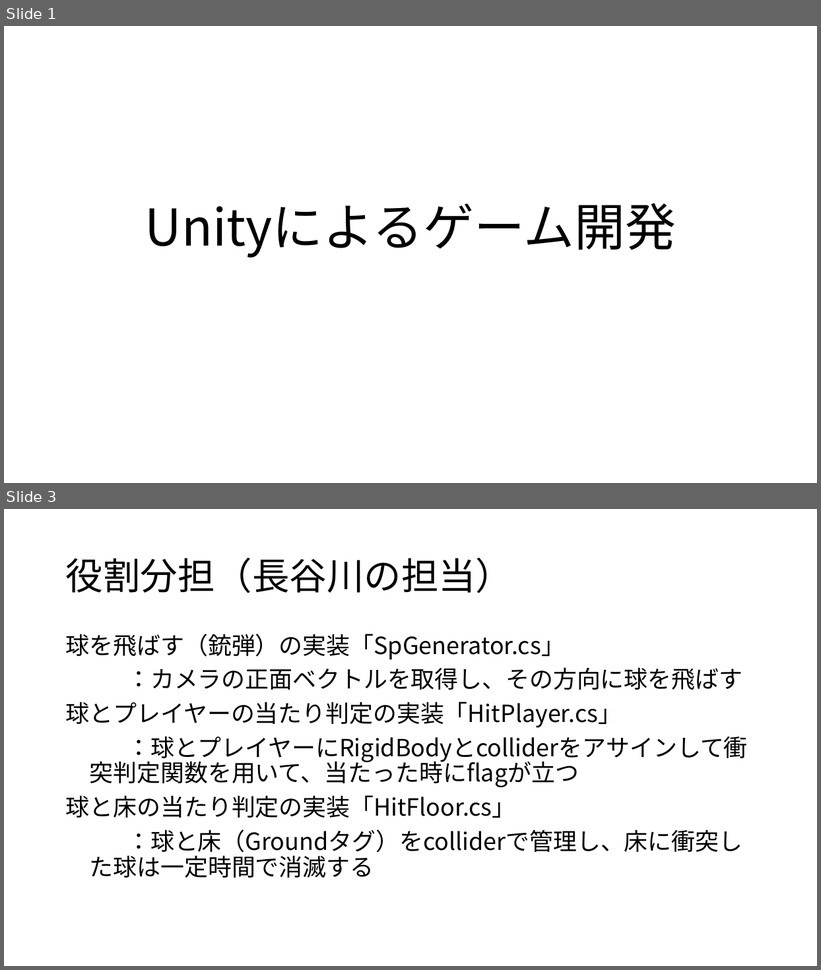
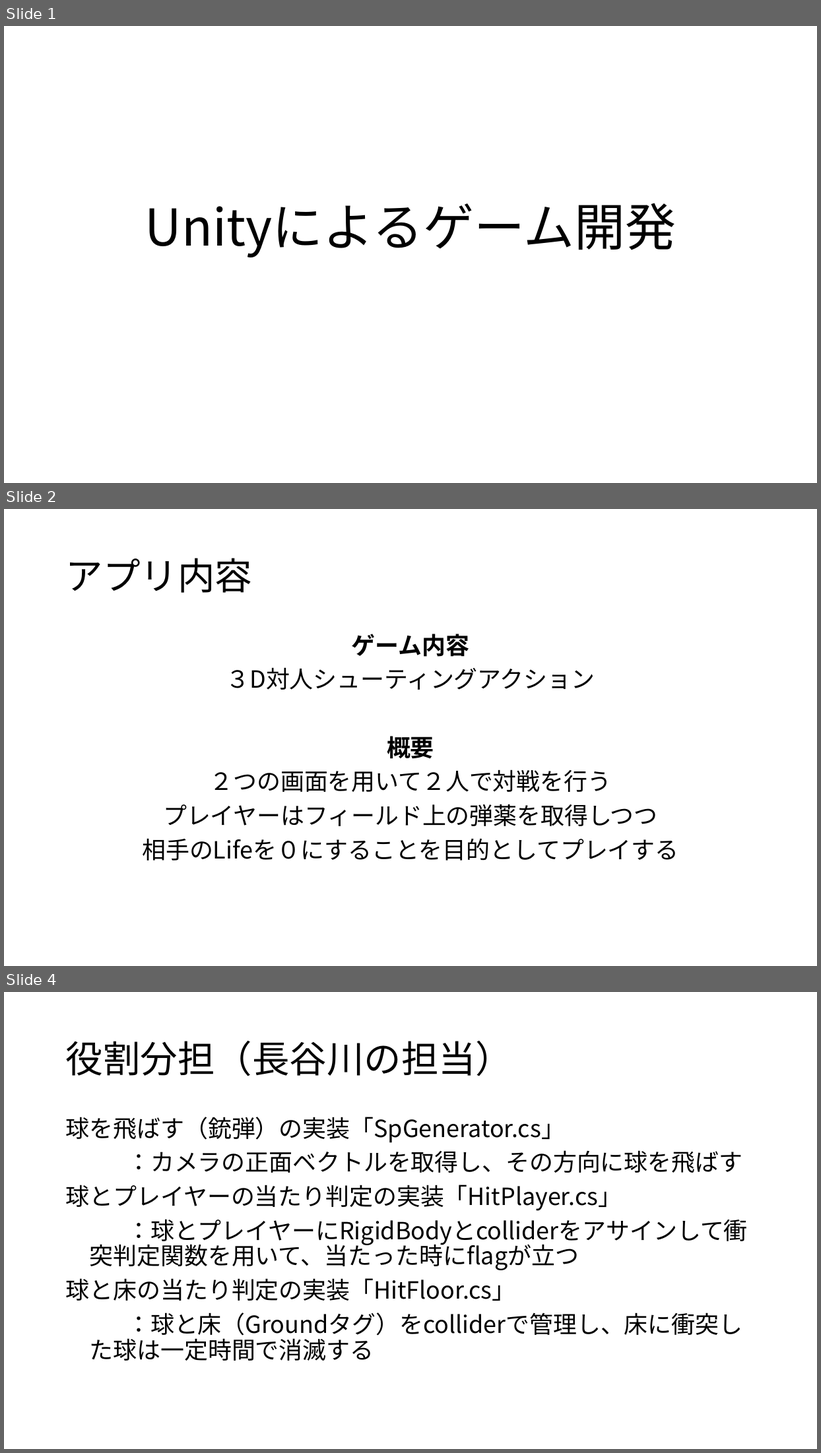
Before and after one commit to CGInteractive2018/CG_Interactive, a slide deck: Unityによるゲーム開発.pptx. Shown one above the other, each under a label of ours: slides 1 and 3 before the commit, slides 1, 2 and 4 after it; the slides between them are not shown. The pictures are 821x970 and 821x1453 pixels, drawn with LibreOffice and Linux fonts; fonts in the diff are those of the drawing. Boxes give left, top, right and bottom in pixels: in the first picture for what was removed or moved away, otherwise in the second. Text is boxed around its words. In the diff, an @@ line names an element or a change of style, - is before the commit and + after.

```diff
--- a/Unityによるゲーム開発.pptx
+++ b/Unityによるゲーム開発.pptx
@@ slide 2 added at <box>4,509,817,966</box>, background #FFFFFF @@
@@ title added at <box>66,558,252,593</box>, 44 pt, text #000000 @@
+アプリ内容
@@ text added at <box>142,634,679,861</box>, 28 pt, text #000000 @@
+ゲーム内容
+３D対人シューティングアクション
+概要
+２つの画面を用いて２人で対戦を行う
+プレイヤーはフィールド上の弾薬を取得しつつ
+相手のLifeを０にすることを目的としてプレイする
@@ what was slide 3 is now slide 4 @@
```
Also in this commit, not shown: 3 other slides added, 1 slide removed, 2 other files.
